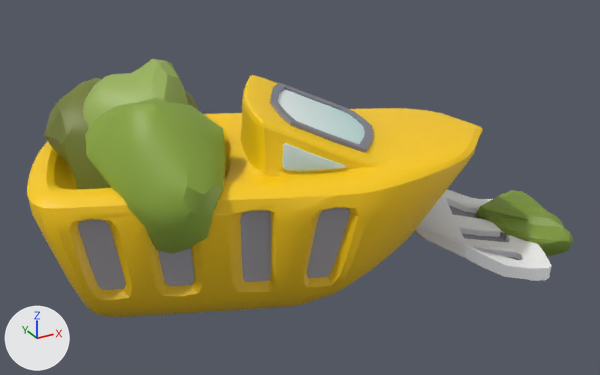
What one commit did to the FBX model Assets/Art/Models/skimmer.fbx.
The view is the same before and after, from a 50 mm lens placed at (-0.494, -0.89, 0.536), pointed at (-0.009, -0.009, 0.095). Arrows for +X, +Y and +Z are at lower left; the lights stay in place. Where no turn or scale is listed for an object, it has been applied to the vertices.

The first picture shows 'Skimmer'.
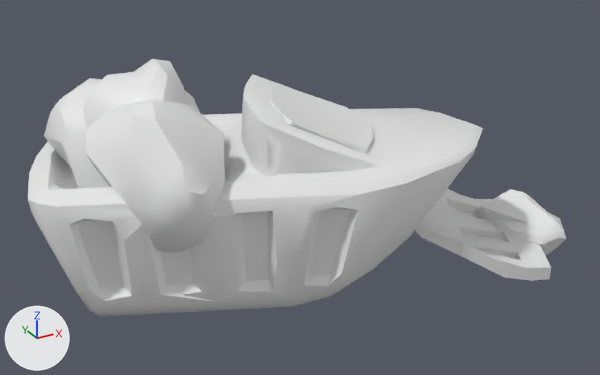
Where the change shows, as pixel boxes [x1, y1, x2, y2] in the pictures (600 x 375 px):
'Skimmer', reshaped, moved
    before: [27, 59, 573, 317]
    after: [28, 59, 566, 316]
part 1 of me_cube_598, rebuilt
    before: [27, 75, 483, 317]
    after: [28, 74, 483, 316]
part 2 of me_cube_598, added
    after: [44, 78, 199, 188]
part 3 of me_cube_598, added
    after: [414, 189, 551, 281]
part 4 of me_cube_598, added
    after: [85, 99, 225, 253]
part 5 of me_cube_598, added
    after: [83, 59, 189, 128]
part 6 of me_cube_598, added
    after: [475, 189, 566, 256]
part 7 of me_cube_598, deleted
    before: [414, 189, 552, 281]
part 8 of me_cube_598, deleted (green)
    before: [476, 190, 573, 256]
part 9 of me_cube_598, deleted (green)
    before: [83, 59, 188, 129]
part 10 of me_cube_598, deleted (green)
    before: [44, 78, 226, 253]

Patch to the scene script:
```diff
--- a/Assets/Art/Models/skimmer.fbx.py
+++ b/Assets/Art/Models/skimmer.fbx.py
@@ mat_tilecolors_current @@
+mat_tilecolors_current = principled_material('TileColors_Current')
+mat_tilecolors_current.base_color = (0.8, 0.8, 0.8)  # white #e7e7e7
@@ me_cube_598 @@
 # used by ob_skimmer; location = (-0.0392, -0.0115, 0.105)
-me_cube_598.from_pydata(...)  # 1855 vertices, 2362 faces; spans x -0.312..0.392, y -0.215..0.238, z -0.134..0.17
-me_cube_598.materials.append(mat_tilecolors_006)  # picture img_tiletexture00_png
+me_cube_598.from_pydata(...)  # 697 vertices, 1072 faces; spans x -0.353..0.353, y -0.226..0.227, z -0.029..0.274
+# me_cube_598 part 1: the loose piece of 1160 vertices spanning x -0.312..0.245, y -0.171..0.238, z -0.127..0.123 is rebuilt with 352 vertices and now spans x -0.353..0.207, y -0.183..0.227, z -0.022..0.228, in mat_tilecolors_current (white #e7e7e7)
+# me_cube_598 part 2: a new loose piece of 86 vertices spanning x -0.303..-0.1, y -0.028..0.219, z 0.076..0.244, in mat_tilecolors_current (white #e7e7e7)
+# me_cube_598 part 3: a new loose piece of 82 vertices spanning x 0.093..0.313, y -0.226..0.004, z -0.012..0.074, in mat_tilecolors_current (white #e7e7e7)
+# me_cube_598 part 4: a new loose piece of 67 vertices spanning x -0.281..-0.131, y -0.132..0.064, z 0.071..0.254, in mat_tilecolors_current (white #e7e7e7)
+# me_cube_598 part 5: a new loose piece of 55 vertices spanning x -0.27..-0.14, y -0.023..0.1, z 0.172..0.274, in mat_tilecolors_current (white #e7e7e7)
+# me_cube_598 part 6: a new loose piece of 54 vertices spanning x 0.256..0.353, y -0.166..-0.042, z -0.029..0.048, in mat_tilecolors_current (white #e7e7e7)
+# me_cube_598 part 7: the loose piece of 254 vertices spanning x 0.132..0.353, y -0.215..0.015, z -0.117..-0.031 is deleted
+# me_cube_598 part 8: the loose piece of 129 vertices spanning x 0.294..0.392, y -0.17..-0.031, z -0.134..-0.057 is deleted
+# me_cube_598 part 9: the loose piece of 92 vertices spanning x -0.23..-0.101, y -0.011..0.111, z 0.068..0.17 is deleted
+# me_cube_598 part 10
+# 220 vertices are removed from x -0.264..-0.027, y -0.119..0.231, z -0.036..0.147
+# 329 faces are deleted
+me_cube_598.materials.append(mat_tilecolors_current)  # white #e7e7e7
@@ ob_skimmer @@
 ob_skimmer = bpy.data.objects.new('Skimmer', me_cube_598)
-ob_skimmer.location = (-0.0392, -0.0115, 0.105)
+ob_skimmer.location = (0.0, 0.0, 0.0)
```
